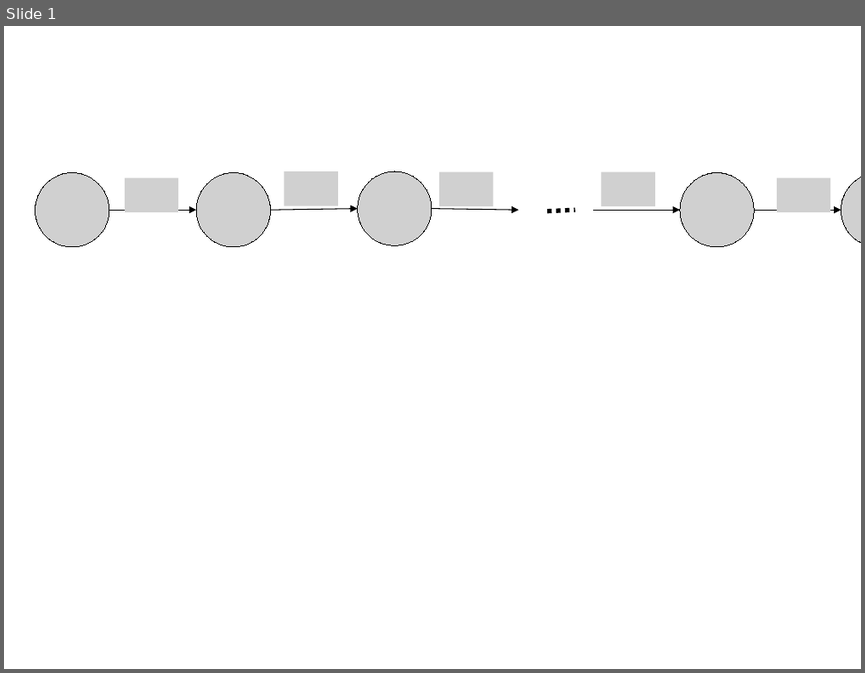
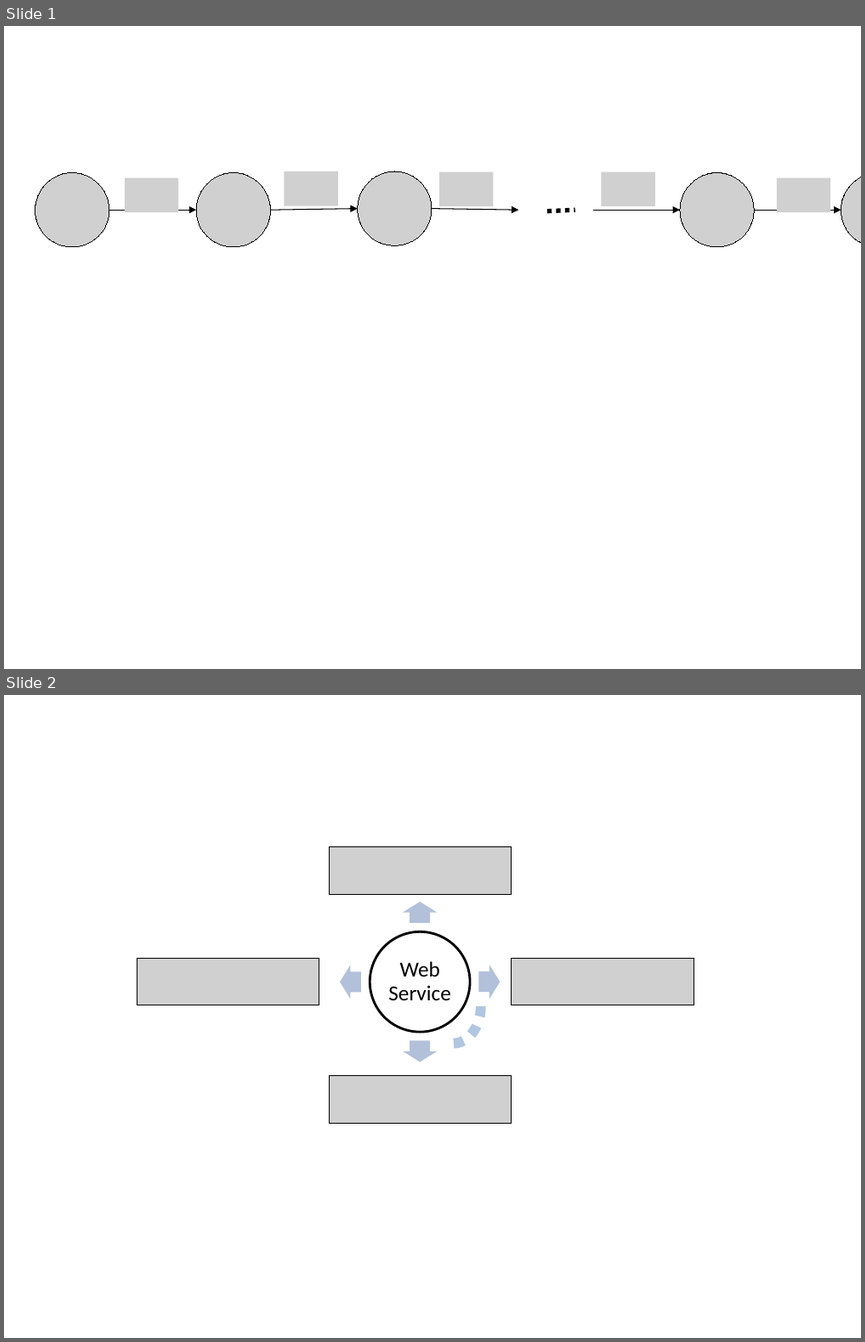
Before and after one commit to chenwangnida/PhD_proposal, a slide deck: FiguresPaper.pptx. Shown one above the other, each under a label of ours: slide 1 before the commit, slides 1 and 2 after it. The pictures are 865x673 and 865x1342 pixels, drawn with LibreOffice and Linux fonts; fonts in the diff are those of the drawing; grey boxes stand for pictures. Boxes give left, top, right and bottom in pixels: in the first picture for what was removed or moved away, otherwise in the second. Text is boxed around its words. In the diff, an @@ line names an element or a change of style, - is before the commit and + after.

```diff
--- a/FiguresPaper.pptx
+++ b/FiguresPaper.pptx
@@ slide 2 added at [4,695,861,1338], background #FFFFFF @@
@@ picture added at [329,846,511,894] @@
@@ right arrow added at [403,902,438,924], fill #B3C1DB @@
@@ ellipse added at [370,931,470,1032], outline #000000 2 pt @@
@@ picture added at [137,958,319,1005] @@
@@ right arrow added at [340,965,361,999], fill #B3C1DB @@
@@ text added at [388,961,450,1000], 18 pt, text #000000 @@
+Web Service
@@ arc (boxed as its full ellipse) added at [426,970,480,1043], outline #B0C6E1 8.5 pt dashed @@
@@ right arrow added at [478,965,500,999], fill #B3C1DB @@
@@ picture added at [511,958,693,1005] @@
@@ right arrow added at [403,1041,438,1062], fill #B3C1DB @@
@@ picture added at [329,1076,511,1123] @@
```
Also in this commit, not shown: 1 slide removed, 13 other files.
